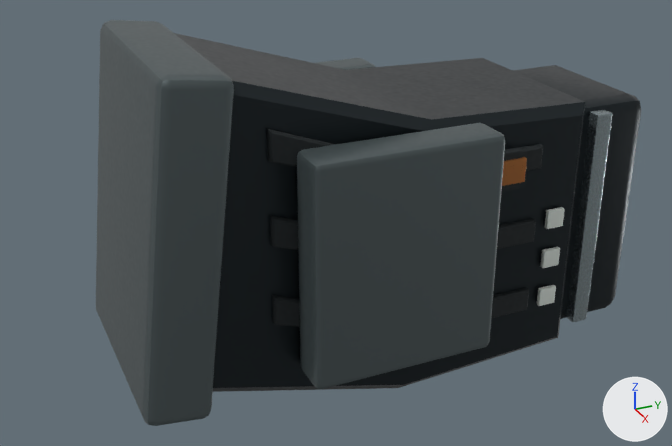
What one commit did to the glTF model app/public/squad/weapons/clip-3.glb.
Camera for both pictures: a 50 mm lens placed at (0.1624, -0.1342, 0.0833), pointed at (0.0012, -0.0616, 0.0027). The lights are fixed; the arrows at lower right show +X, +Y and +Z. The older version comes first. Where no turn or scale is listed for an object, it has been applied to the vertices. Vertices at exactly the same position are counted once.

Names of what the first picture shows: '01_Cerakote.007', '02_Graphite.011', '03_Titanium.011', '04_Elastomer.011', '05_Copper.003', '08_Markings.008'.
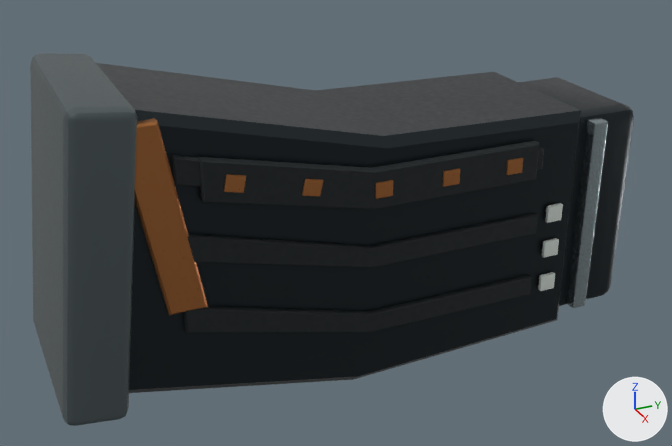
Where the change shows, as pixel boxes [x1, y1, x2, y2] in the pictures (672 x 446 px; the box of a moved part takes in the faces that stretch with it):
'02_Graphite.011', reshaped (15% wider, 8% shorter)
    before: [174, 33, 641, 392]
    after: [96, 63, 634, 393]
'01_Cerakote.007', deleted
    before: [96, 20, 505, 426]
'01_Cerakote.009', added
    after: [30, 53, 138, 426]
'05_Copper.003', reshaped
    before: [502, 157, 527, 186]
    after: [135, 118, 523, 315]
'03_Titanium.011', rescaled (8% narrower, 10% shorter)
    before: [512, 70, 612, 322]
    after: [516, 81, 608, 308]
'08_Markings.008', rescaled (10% narrower, 11% shorter)
    before: [537, 207, 565, 306]
    after: [538, 203, 563, 291]
part 1 of me_02_graphite_011, moved or reshaped
    before: [513, 65, 641, 319]
    after: [518, 77, 634, 306]
part 2 of me_02_graphite_011, moved or reshaped
    before: [174, 33, 585, 392]
    after: [96, 63, 581, 393]
'04_Elastomer.011', unchanged, uncovered by the edit
    before: [267, 129, 543, 327]
    after: [171, 141, 544, 333]

What the commit changed:
me_02_graphite_011 is used by ob_02_graphite_011; location (0.0, 0.0, 0.0).
me_02_graphite_011 had 80 vertices, 152 faces and spanned x -0.021..0.021, y -0.1033..0.0045, z -0.029..0.0424.
me_02_graphite_011 now has 80 vertices, 152 faces and spans x -0.018..0.018, y -0.1173..0.004, z -0.0261..0.0381.
me_02_graphite_011 part 1: the loose piece of 56 vertices spanning x -0.016..0.016, y -0.0165..0.0045, z -0.026..0.026 is scaled about the mesh origin by 0.9.
me_02_graphite_011 part 2: 24 of 80 vertices moved; they spanned x -0.021..0.021, y -0.1033..-0.015, z -0.029..0.0424 and now span x -0.018..0.018, y -0.1173..-0.0135, z -0.0261..0.0381; mean shift (0.0, -0.0072, -0.0005); largest move (-0.021, -0.092, 0.04) -> (-0.018, -0.1071, 0.036).
me_03_titanium_011 is used by ob_03_titanium_011; location (0.0, 0.0, 0.0).
me_03_titanium_011 had 112 vertices, 216 faces and spanned x -0.0185..0.0185, y -0.011..-0.007, z -0.0245..0.0245.
me_03_titanium_011 now has 112 vertices, 216 faces and spans x -0.0167..0.0167, y -0.0099..-0.0063, z -0.022..0.022.
me_03_titanium_011 part 3: the whole mesh is scaled about the mesh origin by 0.9.
me_05_copper_003 is used by ob_05_copper_003; location (0.0, 0.0, 0.0).
me_05_copper_003 had 560 vertices, 1080 faces and spanned x -0.0245..0.0245, y -0.074..-0.032, z 0.0155..0.0205.
me_05_copper_003 now has 592 vertices, 1136 faces and spans x -0.0203..0.0203, y -0.1085..-0.0297, z -0.0005..0.0356.
me_05_copper_003 part 4: 280 vertices removed from x 0.0235..0.0245, y -0.074..-0.032, z 0.0155..0.0205; 296 vertices added at x 0.0167..0.0203, y -0.1085..-0.0297, z -0.0005..0.0356.
Other edits to the shape of me_05_copper_003 do not show in these pictures.
me_08_markings_008 is used by ob_08_markings_008; location (0.0, 0.0, 0.0).
me_08_markings_008 had 336 vertices, 648 faces and spanned x -0.0225..0.0225, y -0.024..-0.02, z -0.015..0.007.
me_08_markings_008 now has 336 vertices, 648 faces and spans x -0.0193..0.0193, y -0.0216..-0.018, z -0.0135..0.0063.
me_08_markings_008 part 5: the whole mesh is scaled about the mesh origin by (0.859, 0.9, 0.9).
Mesh me_01_cerakote_009 is new.
It has 56 vertices, 108 faces and spans x -0.0202..0.0202, y -0.1225..-0.1043, z -0.0196..0.0394.
It uses material mat_clip_3_01_cerakote.
Object '01_Cerakote.007' (ob_01_cerakote_007) is deleted.
Object '01_Cerakote.009' (ob_01_cerakote_009) is new; it shows me_01_cerakote_009.
Its location is (0.0, 0.0, 0.0).
